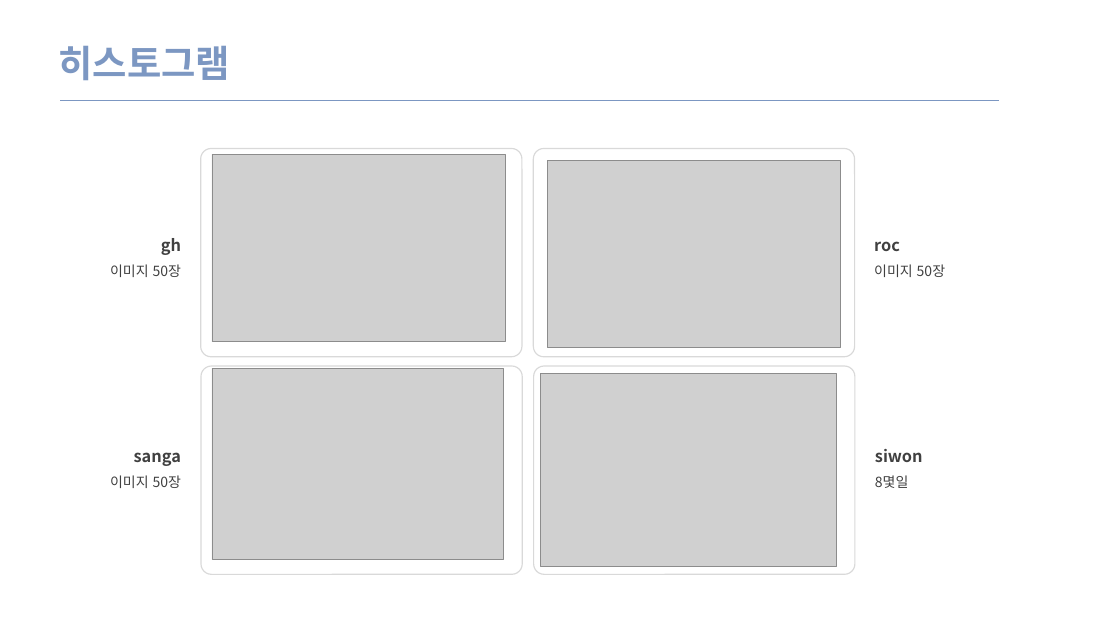
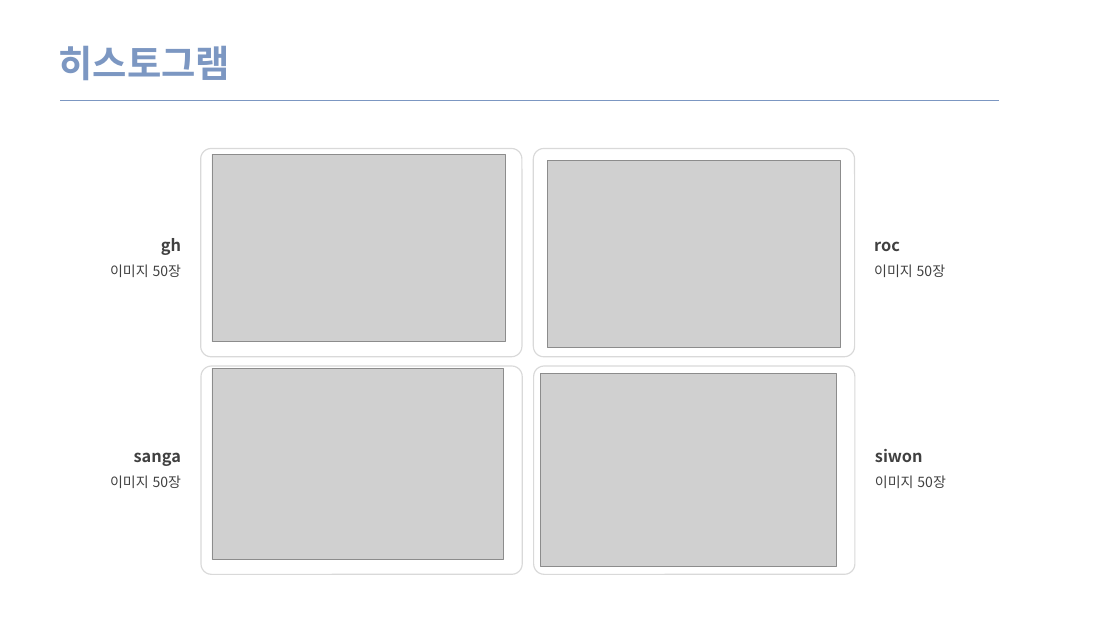
Before and after one commit to YongjunByun/ksa, a slide deck: slide 4 of PCA/ROC_Curve/PCA.pptx. Drawn at 1120x630 pixels with LibreOffice and Linux fonts; fonts in the diff are those of the drawing; grey boxes stand for pictures. Boxes give left, top, right and bottom in pixels: in the first picture for what was removed or moved away, otherwise in the second. Text is boxed around its words. In the diff, an @@ line names an element or a change of style, - is before the commit and + after.

Commit message:
이미지 합성

```diff
--- a/PCA/ROC_Curve/PCA.pptx
+++ b/PCA/ROC_Curve/PCA.pptx
@@ text at <box>875,475,945,488</box>: text changed @@
-8몇일
+이미지 50장
```
Also in this commit, not shown: 20 other files.
